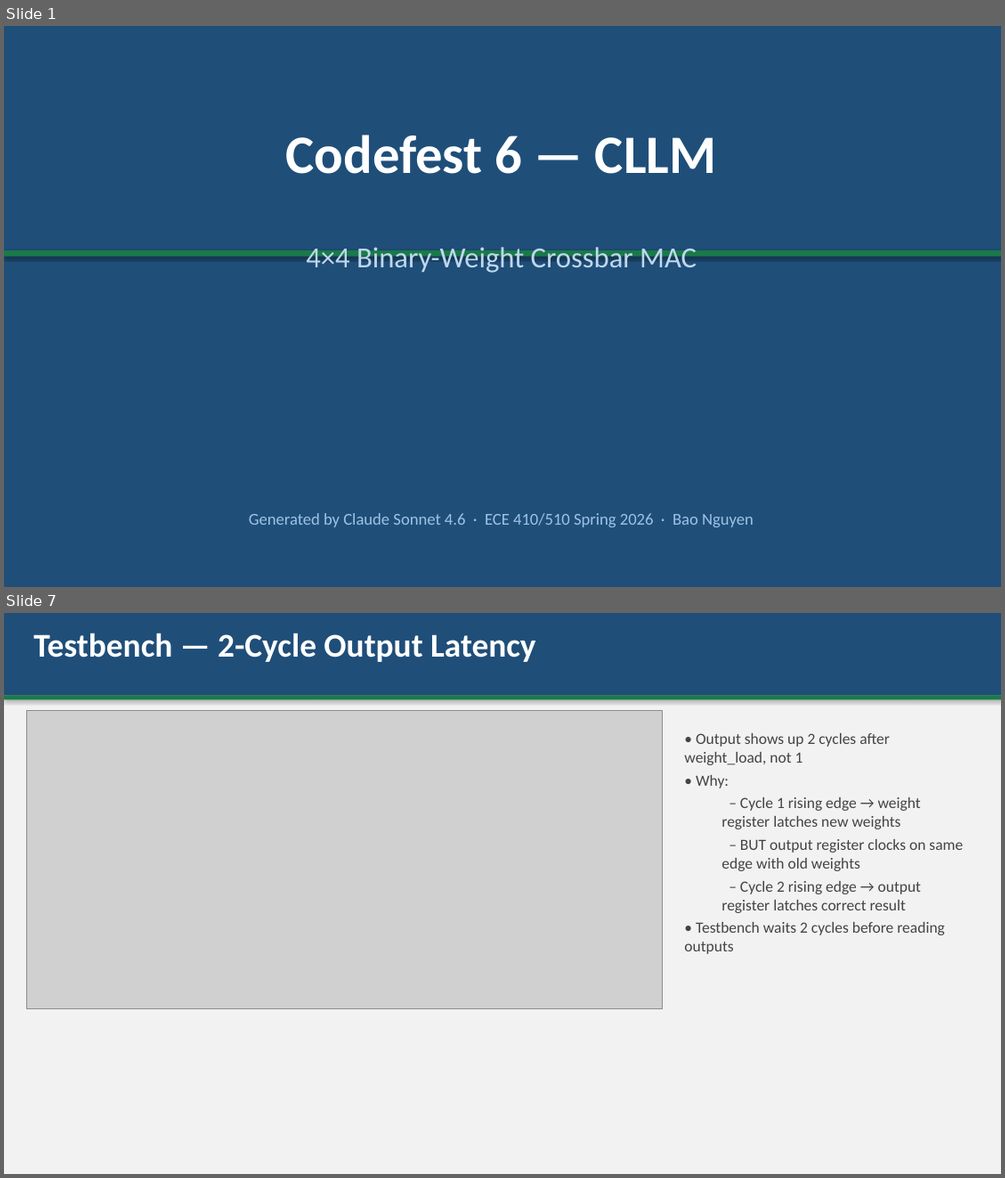
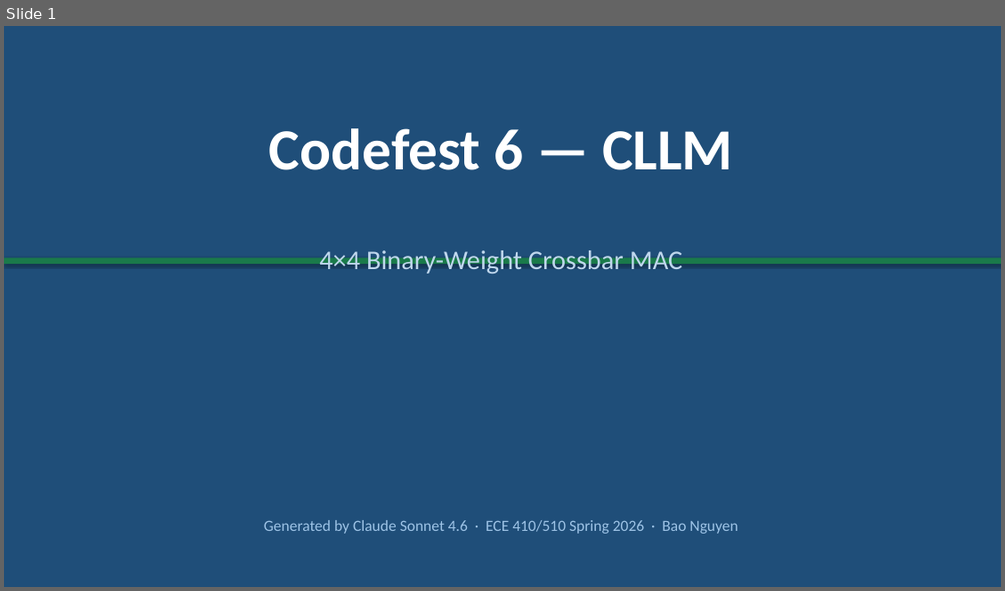
Before and after one commit to BaoPSU/ECE410-HW4AI, a slide deck: codefest/cf06/presentation/cf06_cllm_slides.pptx. Shown one above the other, each under a label of ours: slides 1 and 7 before the commit, slide 1 after it; the slides between them are not shown. The pictures are 1005x1178 and 1005x591 pixels, drawn with LibreOffice and Linux fonts; fonts in the diff are those of the drawing; grey boxes stand for pictures. Boxes give left, top, right and bottom in pixels: in the first picture for what was removed or moved away, otherwise in the second. Text is boxed around its words. In the diff, an @@ line names an element or a change of style, - is before the commit and + after.

```diff
--- a/codefest/cf06/presentation/cf06_cllm_slides.pptx
+++ b/codefest/cf06/presentation/cf06_cllm_slides.pptx
@@ slide 7 removed at [4,613,1001,1174], background #FFFFFF @@
@@ rectangle removed at [4,613,1001,1174] @@
@@ rectangle removed at [4,613,1001,695] @@
@@ text removed at [33,633,536,662] @@
-Testbench — 2-Cycle Output Latency
@@ rectangle removed at [4,695,1001,699] @@
@@ picture removed at [26,710,662,1008] @@
@@ text removed at [684,733,963,954] @@
-• Output shows up 2 cycles after weight_load, not 1
-• Why:
-  – Cycle 1 rising edge → weight register latches new weights
-  – BUT output register clocks on same edge with old weights
-  – Cycle 2 rising edge → output register latches correct result
-• Testbench waits 2 cycles before reading outputs
@@ slide 1 changed as well @@
@@ text "Codefest 6 — CLLM": place and size @@
-text "Codefest 6 — CLLM" at [286,135,716,174]
+text "Codefest 6 — CLLM" at [269,128,733,170]
@@ text "Codefest 6 — CLLM" at [269,128,733,170]: size 52 to 56 pt @@
@@ text "4×4 Binary-Weight Crossbar MAC" at [319,250,682,273]: size 28 to 26 pt @@
@@ rectangle: place and size @@
-rectangle at [4,250,1001,257]
+rectangle at [4,257,1001,264]
@@ text "Generated by Claude Sonnet 4.6 ...": place and size @@
-text "Generated by Claude Sonnet 4.6 ..." at [249,513,753,527]
+text "Generated by Claude Sonnet 4.6 ..." at [264,520,737,533]
@@ text "Generated by Claude Sonnet 4.6 ..." at [264,520,737,533]: size 16 to 15 pt @@
```
Also in this commit, not shown: 3 other slides changed, 3 slides added, 3 other slides removed, 1 other file.
